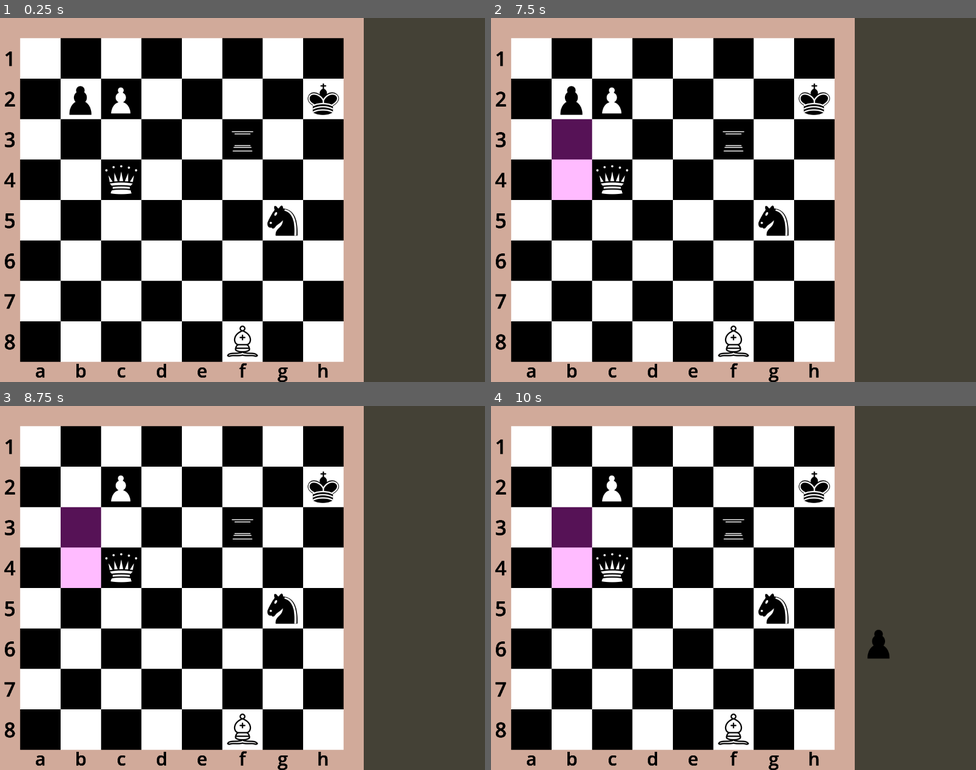
Above: before the commit, frames 1-4 (two rows, left to right).
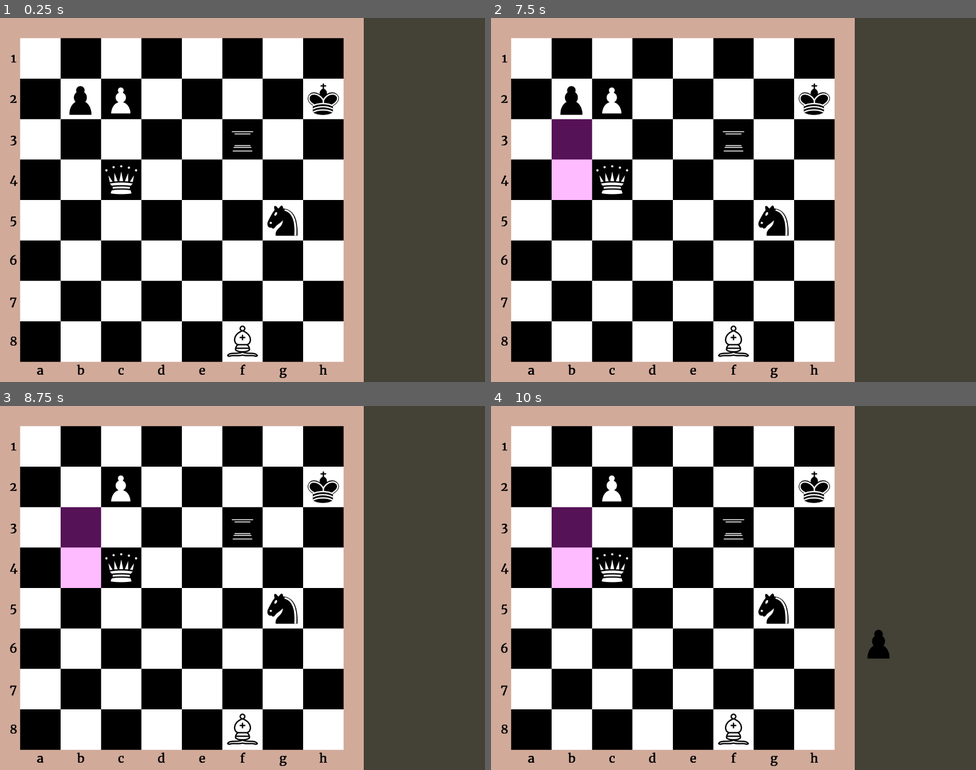
Above: after the commit, the same moments.

Repository: Hunter-1/Godot-Chess
Game: Godot game, scene res://game.tscn
Two runs of this game, one before a commit and one after it. Both use one fixed random seed, a clock stepped at 60 frames per second and the inputs below.
Inputs (mouse positions are in pixels of both pictures, inside the frame that each line leads up to):
- Up to frame 1 (0.25 s): no input
- Up to frame 2 (7.5 s): tap Enter at 0.5, 2, 3.5 s; move the mouse to (529, 58) at 0.52 s; press the mouse at (529, 58) at 0.53 s; tap Space at 1.25, 2.75, 4.25 s; move the mouse to (573, 58) at 1.27 s; release the mouse at (573, 58) at 1.28 s; click (573, 58) at 1.35 s; move the mouse to (612, 58) at 2.02 s; press the mouse at (612, 58) at 2.03 s; move the mouse to (651, 58) at 2.77 s; release the mouse at (651, 58) at 2.78 s; click (651, 58) at 2.85 s; move the mouse to (694, 58) at 3.52 s; press the mouse at (694, 58) at 3.53 s; move the mouse to (733, 58) at 4.27 s; release the mouse at (733, 58) at 4.28 s; click (733, 58) at 4.35 s; move the mouse to (772, 58) at 5.02 s; press the mouse at (772, 58) at 5.03 s; move the mouse to (815, 58) at 5.77 s; release the mouse at (815, 58) at 5.78 s; click (815, 58) at 5.85 s; move the mouse to (529, 98) at 6.52 s; press the mouse at (529, 98) at 6.53 s; move the mouse to (573, 98) at 7.27 s; release the mouse at (573, 98) at 7.28 s; click (573, 98) at 7.35 s
- Up to frame 3 (8.75 s): move the mouse to (121, 486) at 8.02 s; press the mouse at (121, 486) at 8.03 s
- Up to frame 4 (10 s): move the mouse to (651, 486) at 8.77 s; release the mouse at (651, 486) at 8.78 s; click (651, 486) at 8.85 s; move the mouse to (879, 642) at 9.52 s; press the mouse at (879, 642) at 9.53 s

The runs differ from the first frame. In frame 1, 0.8% of the frame differs, in the area x 0-68%, y 9-100%; in frame 2, 0.8%; in frame 3, 0.8%; in frame 4, 0.8%.

Commit message:
new markings

Diff:
--- a/let_markings.tscn
+++ b/let_markings.tscn
@@ -1,6 +1,7 @@
-[gd_scene load_steps=2 format=3 uid="uid://bfva4ewon8hyh"]
+[gd_scene load_steps=3 format=3 uid="uid://bfva4ewon8hyh"]
 
 [ext_resource type="Script" path="res://let_markings.gd" id="1_764vv"]
+[ext_resource type="FontFile" uid="uid://cpxjkcsoyvgmv" path="res://fonts/Merriweather-Regular.ttf" id="2_om1o2"]
 
 [node name="letMarkings" type="Node2D"]
 script = ExtResource("1_764vv")
@@ -18,7 +19,8 @@
 grow_horizontal = 2
 grow_vertical = 2
 theme_override_colors/font_color = Color(0, 0, 0, 1)
-theme_override_font_sizes/font_size = 45
+theme_override_fonts/font = ExtResource("2_om1o2")
+theme_override_font_sizes/font_size = 30
 text = "a"
 horizontal_alignment = 1
 vertical_alignment = 1
--- a/markings.tscn
+++ b/markings.tscn
@@ -1,17 +1,19 @@
-[gd_scene load_steps=2 format=3 uid="uid://bub1pfbaa41et"]
+[gd_scene load_steps=3 format=3 uid="uid://bub1pfbaa41et"]
 
 [ext_resource type="Script" path="res://markings.gd" id="1_h87oh"]
+[ext_resource type="FontFile" uid="uid://cpxjkcsoyvgmv" path="res://fonts/Merriweather-Regular.ttf" id="2_61jel"]
 
 [node name="numMarkings" type="Node2D"]
 script = ExtResource("1_h87oh")
 
 [node name="Numbers" type="Label" parent="."]
 custom_minimum_size = Vector2(29, 100)
-offset_left = 60.0
-offset_right = 89.0
+offset_left = 69.0
+offset_right = 98.0
 offset_bottom = 100.0
 theme_override_colors/font_color = Color(0, 0, 0, 1)
-theme_override_font_sizes/font_size = 50
+theme_override_fonts/font = ExtResource("2_61jel")
+theme_override_font_sizes/font_size = 30
 text = "1"
 horizontal_alignment = 1
 vertical_alignment = 1
Not shown: 1 places in board.tscn that only renumber resources
Binary file added: fonts/Merriweather-Regular.ttf
Not shown, added: fonts/Merriweather-Regular.ttf.import
